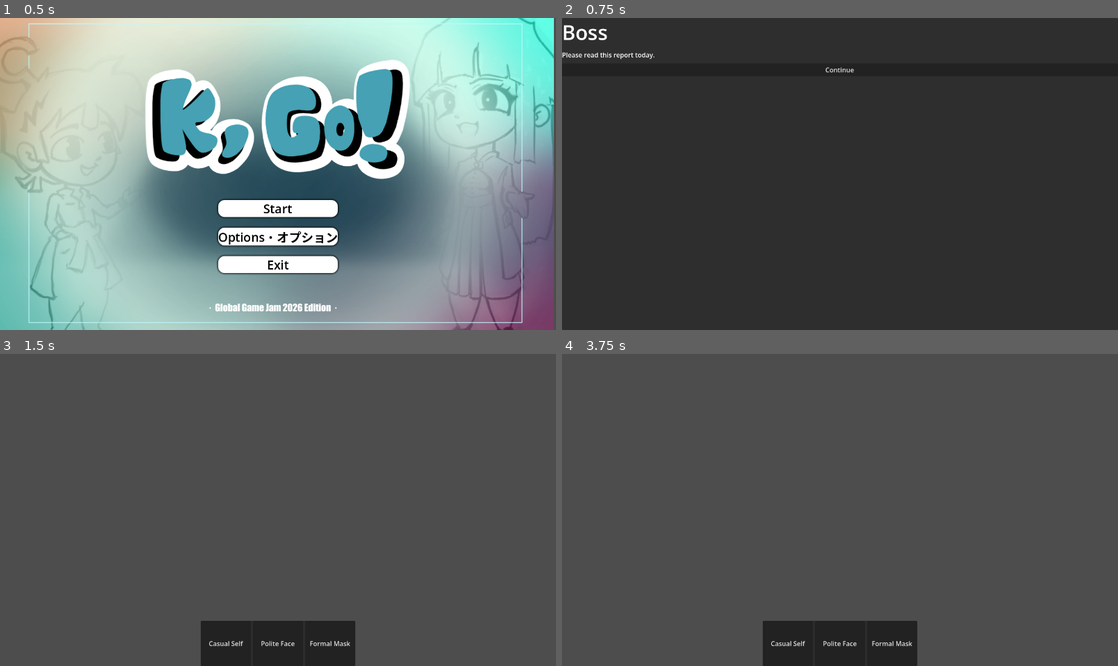
Above: before the commit, frames 1-4 (two rows, left to right).
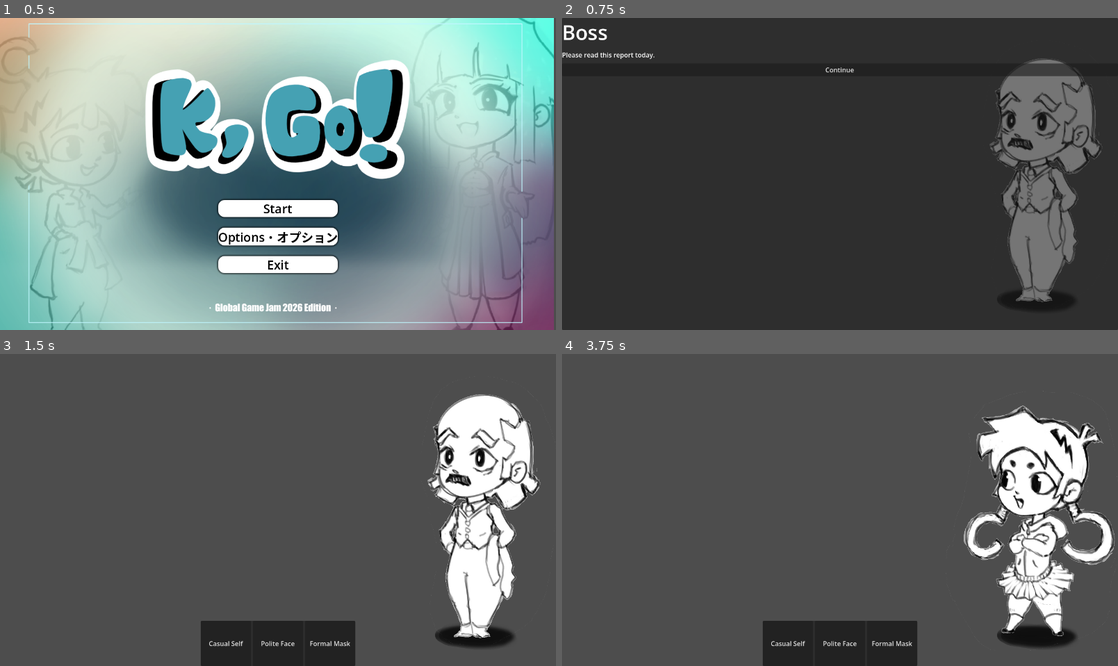
Above: after the commit, the same moments.

Repository: NitronicGames/GGJ-2026-KGO-Mask-Project
Game: Godot game, scene res://UI/main_menu.tscn
The game is run twice, just before and just after one commit, with the same random seed, the same clock (stepped at 60 frames per second) and the same inputs.
Inputs:
- Up to frame 1 (0.5 s): no input
- Up to frame 2 (0.75 s): click "Start" at 0.5 s
- Up to frame 3 (1.5 s): click "Continue" at 1.25 s
- Up to frame 4 (3.75 s): click "Casual Self" at 2 s; click "Next" at 2.75 s; click "Continue" at 3.5 s

Frame 1 is identical in both runs. In frame 2, 8.4% of the frame differs, in the area x 77-98%, y 12-93%; in frame 3, 9.9%; in frame 4, 10%, in the area x 72-100%, y 16-95%.

Commit message:
Added support for left/right NPCs in scenarios

Diff:
--- a/UI/game_ui.gd
+++ b/UI/game_ui.gd
@@ -32,6 +32,7 @@
 
 	speaker_label.text = current_scenario["speaker"]
 	line_label.text = current_scenario["line"]
+	add_npcs(current_scenario)
 
 	# reset panels for a fresh scenario
 	dialogue_panel.visible = true
@@ -43,6 +44,14 @@
 	var r = current_scenario["reactions"][mask]
 	$FeedbackPanel/MarginContainer/FeedbackVBox/ReactionLabel.text = r["text"]
 	$FeedbackPanel/MarginContainer/FeedbackVBox/ReflectionLabel.text = r["why"]
+
+
+func add_npcs(scenario: Dictionary) -> void:
+	var game: Node2D = get_tree().current_scene
+	if "right_npc" in current_scenario and game.has_method("add_right_npc"):
+		game.add_right_npc.call_deferred(load(scenario["right_npc"]))
+	if "left_npc" in current_scenario and game.has_method("add_left_npc"):
+		game.add_left_npc.call_deferred(load(scenario["left_npc"]))
 
 
 func _on_continue_button_pressed() -> void:
--- a/game_state/scenario_data.gd
+++ b/game_state/scenario_data.gd
@@ -4,6 +4,7 @@
 	{
 		"id": 1,
 		"speaker": "Boss",
+		"right_npc": "res://game_data/npcs/man.tres",
 		"line": "Please read this report today.",
 		"reactions": {
 			"casual": {"text": "That sounded too casual.", "why": "Your boss expects a more formal tone."},
@@ -15,6 +16,7 @@
 	{
 		"id": 2,
 		"speaker": "Friend",
+		"right_npc": "res://game_data/npcs/girl.tres",
 		"line": "Hey—can you check this for me?",
 		"reactions": {
 			"casual": {"text": "Natural and friendly.", "why": "With close friends, casual feels warm and normal."},
@@ -26,6 +28,7 @@
 	{
 		"id": 3,
 		"speaker": "Teacher",
+		"right_npc": "res://game_data/npcs/woman.tres",
 		"line": "Can you hand in your homework today?",
 		"reactions": {
 			"casual": {"text": "Too relaxed.", "why": "A teacher expects respectful language."},
